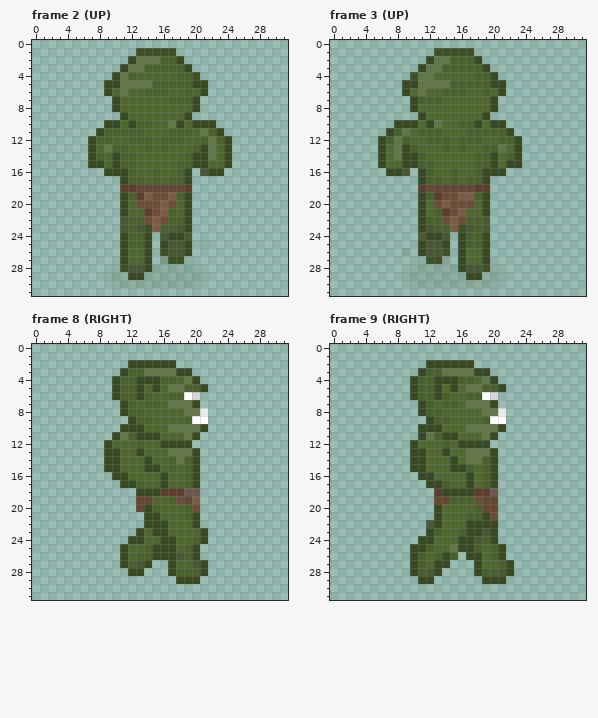
One commit to this pixel-art file: app/src/main/resources/unfinished/orc/orc.aseprite. Above: the version before the commit.
32x32 pixels, 24 frames. Shown: frame 2 (UP), frame 3 (UP), frame 8 (RIGHT), frame 9 (RIGHT). The commit also changed other frames, which this record leaves out.
The same view after the edit:
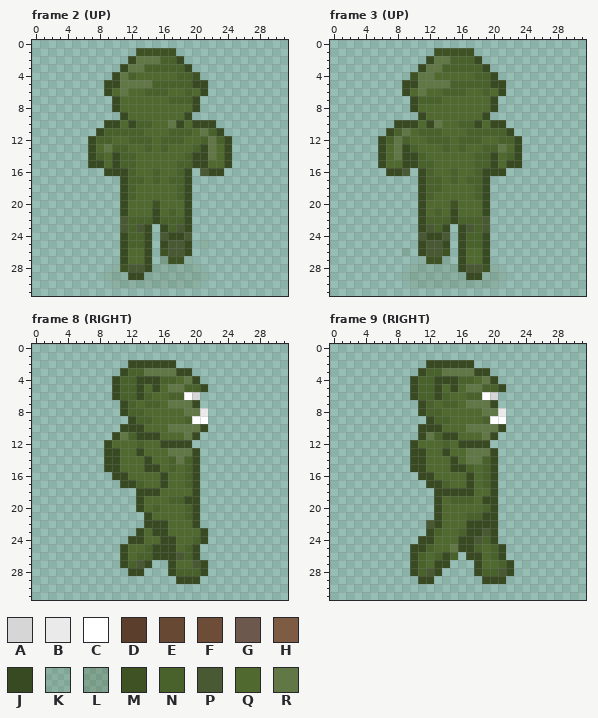
Palette (. is transparent): A #d6d6d6  B #eaeaea  C #ffffff  D #5b3e2c  E #664833  F #6d4d37  G #6c584c  H #7e5c43  J #384a21  K #3e522421  L #3e52243e  M #3e5224  N #49612b  P #485934  Q #4f692e  R #617846
What changed:
--- frame 2 (UP)
@@ x 9..21 @@
 17 ..JNNQNQNNJ..
-18 ..DDEEEEEED..
-19 ..JNDHFFHNJ..
-20 ..JQFFFHFQJ..
-21 ..JQQDFHNQJ..
-22 ..PNNFHFNNJ..
-23 ..PNPMHNNPJ..
+18 ..JNQQQQQNJ..
+19 ..JNQQQQQNJ..
+20 ..JQQQMQQQJ..
+21 ..JQQQJQNQJ..
+22 ..PNNNJNNNJ..
+23 ..PNPJ.JNPJ..
 24 ..JNNJ.PJJP..
--- frame 3 (UP)
@@ x 9..21 @@
 17 ..JNNQNQNNJ..
-18 ..DEEEEEEDD..
-19 ..JNDFFHHNJ..
-20 ..JQFHFFFQJ..
-21 ..JQNDFHQQJ..
-22 ..JNNFHFNNP..
-23 ..JPNNHMPNP..
+18 ..JNNQQQQNJ..
+19 ..JNQQQQQNJ..
+20 ..JQQQMQQQJ..
+21 ..JQNQJQQQJ..
+22 ..JNNNJNNNP..
+23 ..JPNJ.JPNP..
 24 ..PJJP.JNNJ..
--- frame 8 (RIGHT)
@@ x 11..22 @@
 17 JJNQQJQQNJ..
-18 ..JJJDDDGG..
-19 ..EEQQNFEH..
-20 ..EJNQQQNF..
-21 ...JJQQQNJ..
+18 ..JJJQQQQJ..
+19 ..JQQQNNJJ..
+20 ..JQNQQQNJ..
+21 ...JQQQQNJ..
 22 ...JJJQQQJ..
--- frame 9 (RIGHT)
@@ x 11..22 @@
 17 .JJNQQJQNJ..
-18 ..DJJJJDDG..
-19 ..EENNNFEE..
-20 ..JQQQQNEE..
-21 ..JQQQNNJF..
+18 ..JJJJJQQJ..
+19 ..JQNNNQJJ..
+20 ..JQQQQQNJ..
+21 ..JQQQNNJJ..
 22 .PJQQQJJJJ..
Changed places in both pictures, as pixel boxes (x1, y1, x2, y2):
changed: (120, 184, 192, 232)
changed: (418, 184, 490, 232)
changed: (136, 488, 200, 520)
changed: (434, 488, 450, 504)
changed: (474, 488, 498, 520)
